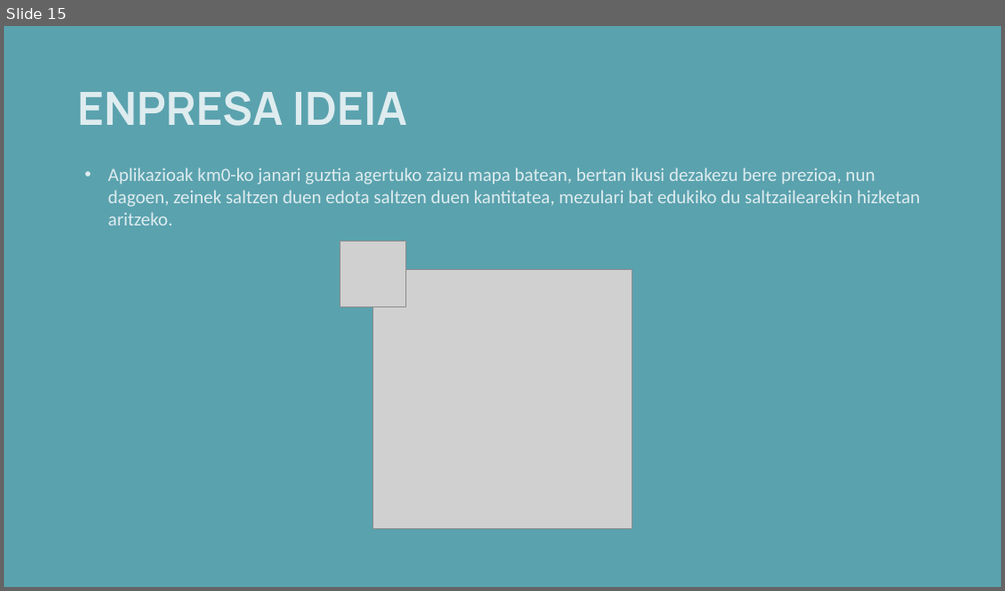
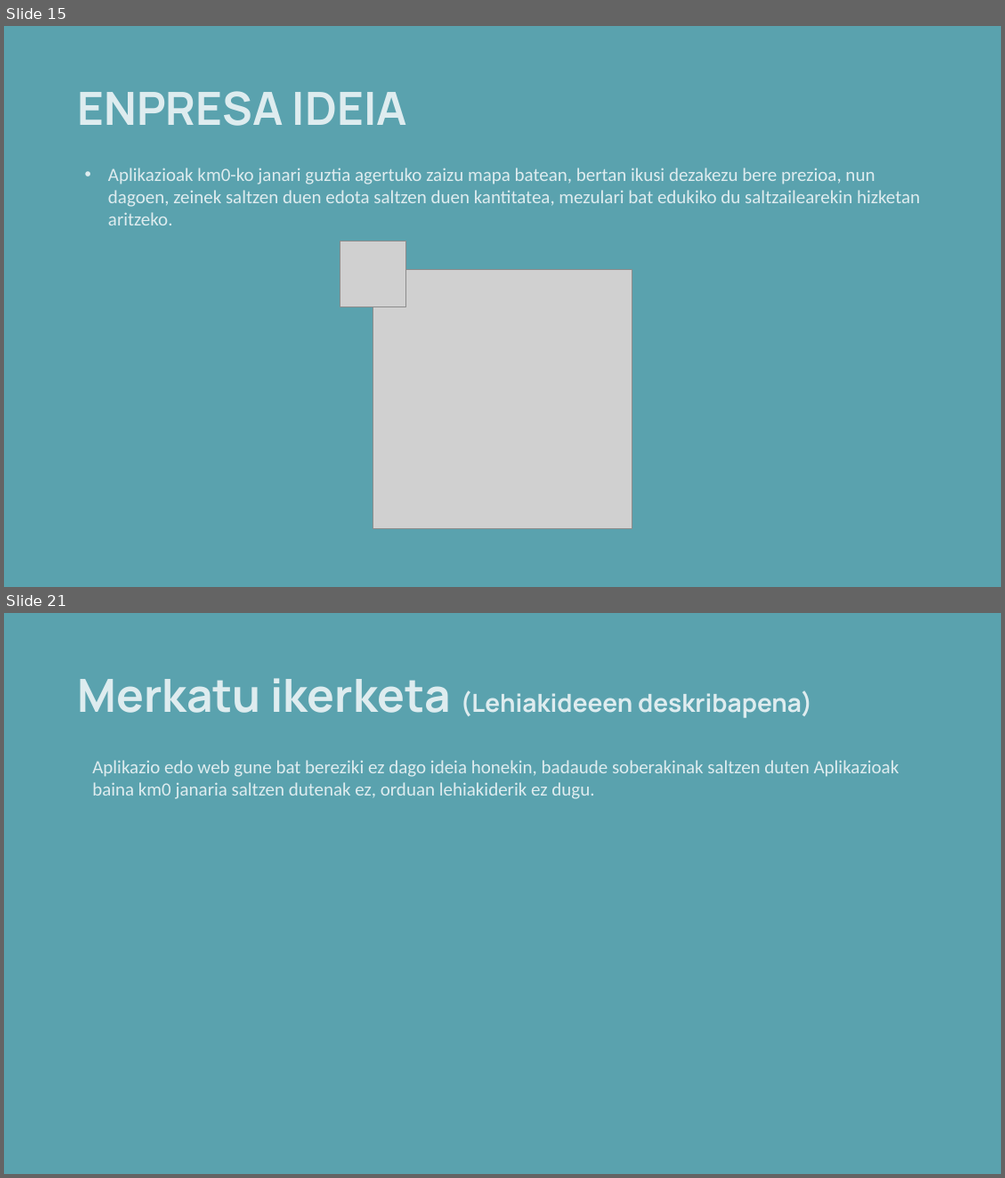
Before and after one commit to anderibanez123/ERRONKA-TSB-RETURNS, a slide deck: 10- Aukezpena/TSB ENPRESA.pptx. Shown one above the other, each under a label of ours: slide 15 before the commit, slides 15 and 21 after it; the slides between them are not shown. The pictures are 1005x591 and 1005x1178 pixels, drawn with LibreOffice and Linux fonts; fonts in the diff are those of the drawing; grey boxes stand for pictures; background and template pictures are left out. Boxes give left, top, right and bottom in pixels: in the first picture for what was removed or moved away, otherwise in the second. Text is boxed around its words. In the diff, an @@ line names an element or a change of style, - is before the commit and + after.

```diff
--- a/10- Aukezpena/TSB ENPRESA.pptx
+++ b/10- Aukezpena/TSB ENPRESA.pptx
@@ slide 21 added at (4, 613, 1001, 1174), background picture (left out) @@
@@ title added at (77, 678, 812, 718), 24 pt, text #DEECEF, bold @@
+Merkatu ikerketa (Lehiakideeen deskribapena)
@@ text added at (92, 760, 899, 799), 18 pt, text #DEECEF @@
+Aplikazio edo web gune bat bereziki ez dago ideia honekin, badaude soberakinak saltzen duten Aplikazioak baina km0 janaria saltzen dutenak ez, orduan lehiakiderik ez dugu.
```
Also in this commit, not shown: 2 slides changed, 5 other slides added.
